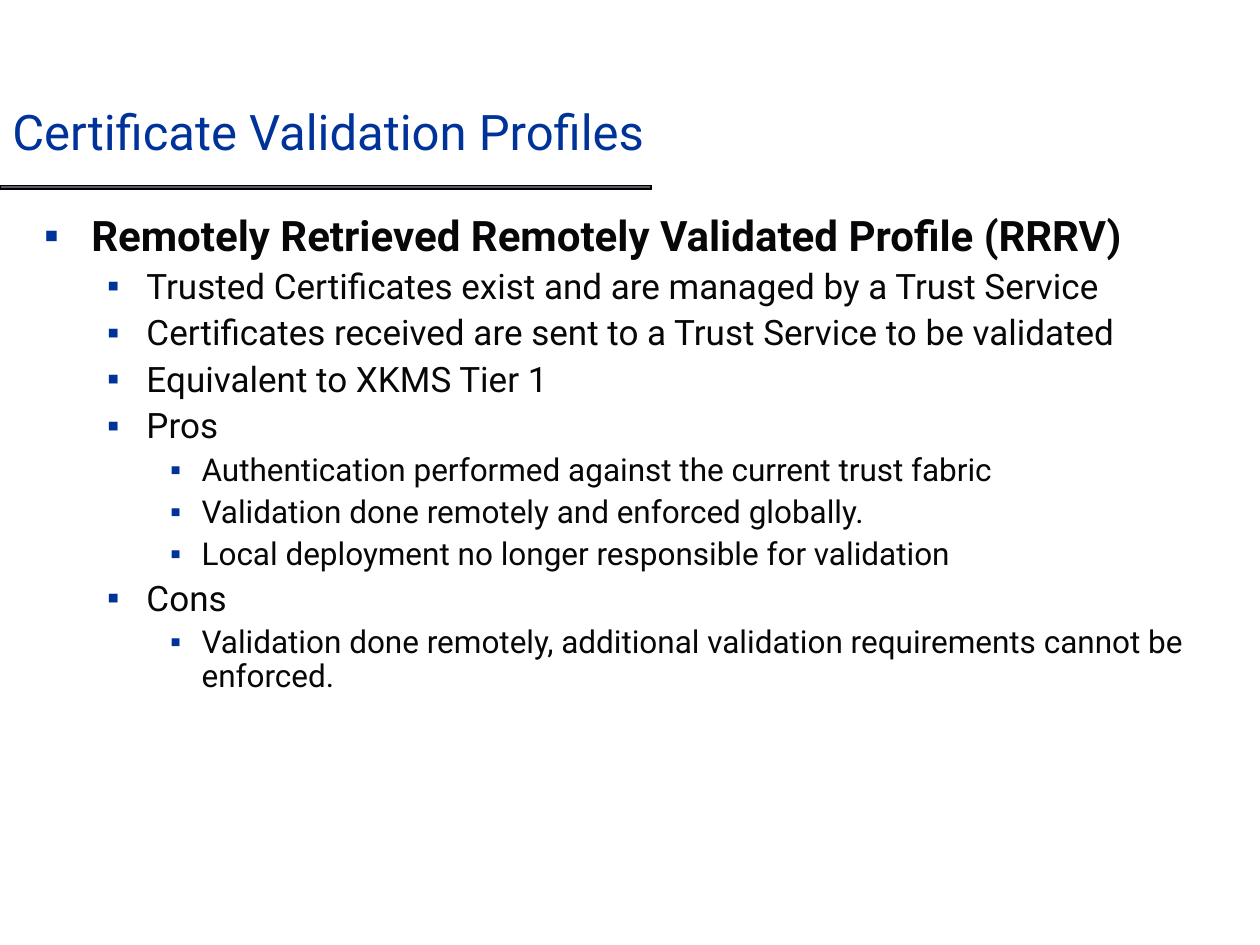
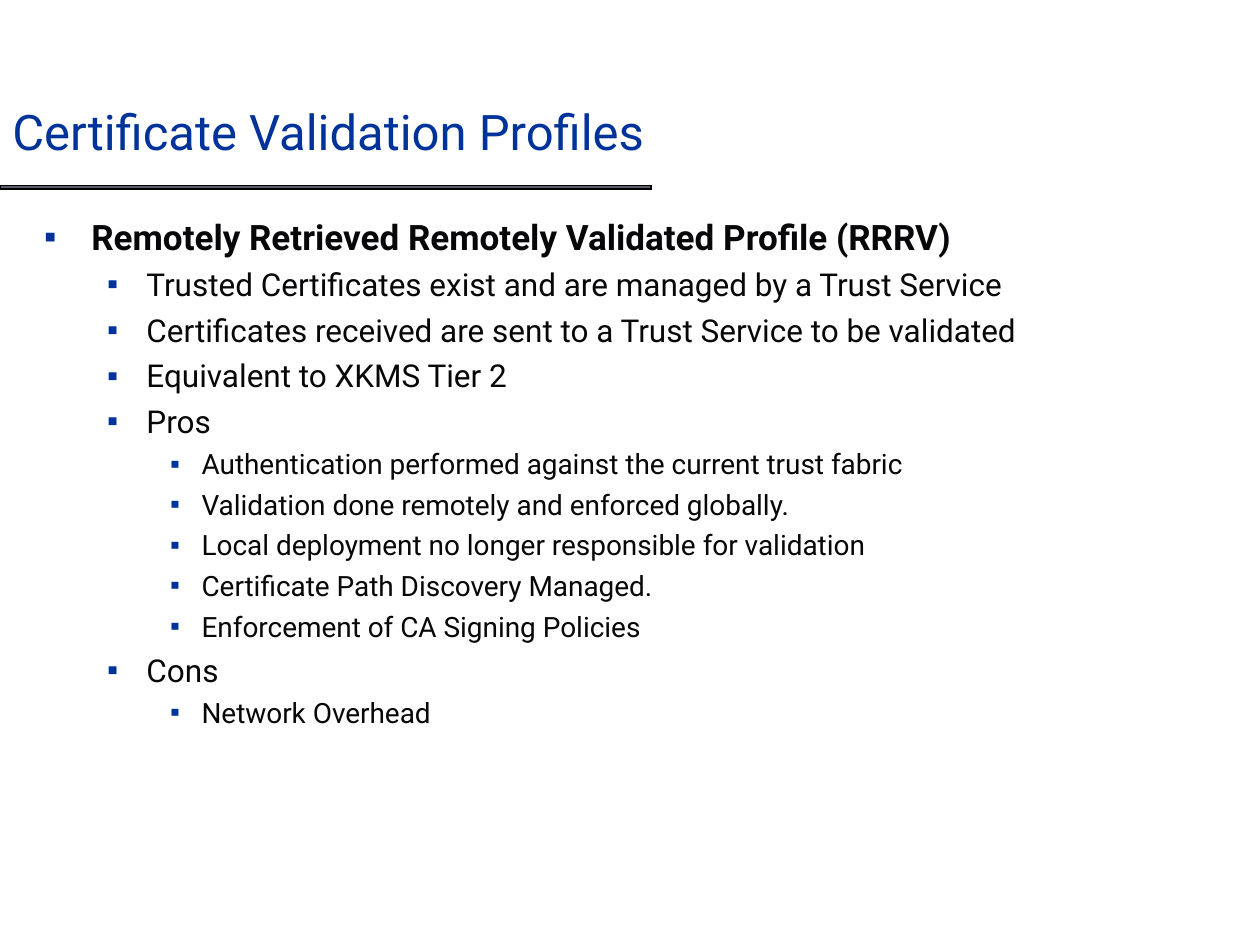
Before and after one commit to NCIP/cagrid-portal, a slide deck: slide 6 of cagrid-1-0/Documentation/presentations/trust/trust-service-design.ppt. Drawn at 1260x945 pixels with LibreOffice and Linux fonts; fonts in the diff are those of the drawing; background and template pictures are left out. Boxes give left, top, right and bottom in pixels: in the first picture for what was removed or moved away, otherwise in the second. Text is boxed around its words. In the diff, an @@ line names an element or a change of style, - is before the commit and + after.

```diff
--- a/cagrid-1-0/Documentation/presentations/trust/trust-service-design.ppt
+++ b/cagrid-1-0/Documentation/presentations/trust/trust-service-design.ppt
@@ text at bbox=[91, 222, 1016, 683]: size 24 to 20 pt in "Remotely Retrieved Remotely Validated Profile (RRRV)"; size 20 to 18 pt in "Trusted Certificates exist and are managed by ...", "Certificates received are sent to a Trust ...", "Pros", "Cons"; size 18 to 16 pt in "Authentication performed against the current trust fabric", "Validation done remotely and enforced globally.", "Local deployment no longer responsible for validation"; line spacing 0.9 to 1; less space between paragraphs @@
@@ text at bbox=[146, 363, 507, 394]: text changed; size 20 to 18 pt @@
-  ▪ Equivalent to XKMS Tier 1
+  ▪ Equivalent to XKMS Tier 2
@@ text at bbox=[202, 574, 653, 643]: paragraphs added @@
+    ▪ Certificate Path Discovery Managed.
+    ▪ Enforcement of CA Signing Policies
@@ text at bbox=[202, 702, 431, 724]: text changed; size 18 to 16 pt @@
-    ▪ Validation done remotely, additional validation requirements cannot be enforced.
+    ▪ Network Overhead
```
Also in this commit, not shown: 1 other slide changed.
